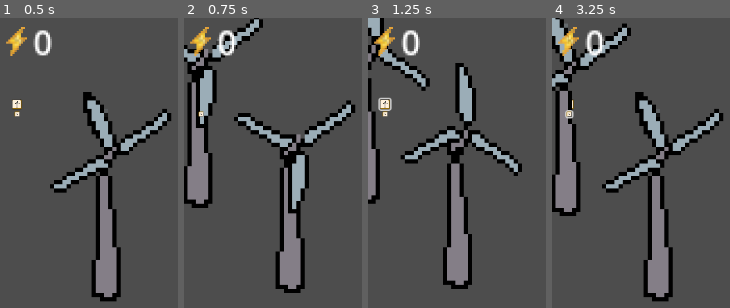
Above: before the commit, frames 1-4 (left to right).
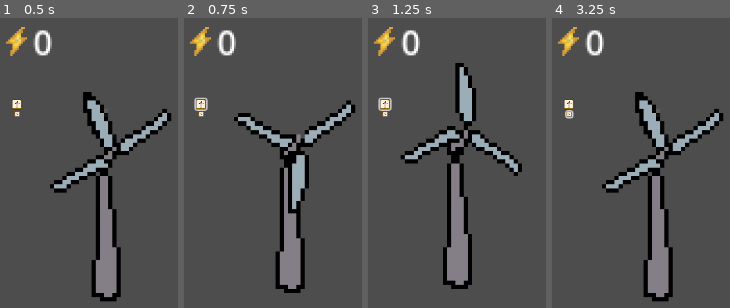
Above: after the commit, the same moments.

Repository: capuae123/nameless
Game: Godot game, scene res://Scenes/test_main.tscn
Same seed, same stepped clock (60 frames per second), same inputs: the game is played once before the commit and once after it. This scene is started directly instead of the project's main scene.
Inputs (mouse positions are in pixels of both pictures, inside the frame that each line leads up to):
- Up to frame 1 (0.5 s): no input
- Up to frame 2 (0.75 s): click (201, 105) at 0.5 s
- Up to frame 3 (1.25 s): no input
- Up to frame 4 (3.25 s): click (569, 113) at 1.25 s; click (569, 105) at 2 s; click (569, 113) at 2.75 s

Frame 1 is identical in both runs. In frame 2, 9.1% of the frame differs, in the area x 0-45%, y 0-66%; in frame 3, 4.3%; in frame 4, 9.0%.
Error before the commit: Invalid access of index '4' on a base object of type: 'Array[Vector2]'. (res://Scripts/btn_windmill.gd:25)

Commit message:
windmil energy btn fix

Diff:
--- a/Scripts/btn_windmill.gd
+++ b/Scripts/btn_windmill.gd
@@ -19,7 +19,8 @@
 
 
 func spawn_windmill():
-	if count <= n_spawns:
+	if count <= n_spawns and data.energy >= cost:
+		data.use_energy(cost)
 		var child = child_scene.instantiate()
 		add_child(child)
 		child.position = spawn_points[n_spawns]
--- a/project.godot
+++ b/project.godot
@@ -18,7 +18,9 @@
 [autoload]
 
 GameData="*res://Scripts/GameData.gd"
+
 [input]
+
 spawn_hot_bubble={
 "deadzone": 0.5,
 "events": [Object(InputEventKey,"resource_local_to_scene":false,"resource_name":"","device":-1,"window_id":0,"alt_press …(192 unchanged characters)…
@@ -31,4 +33,5 @@
 }
 
 [rendering]
+
 textures/canvas_textures/default_texture_filter=0
